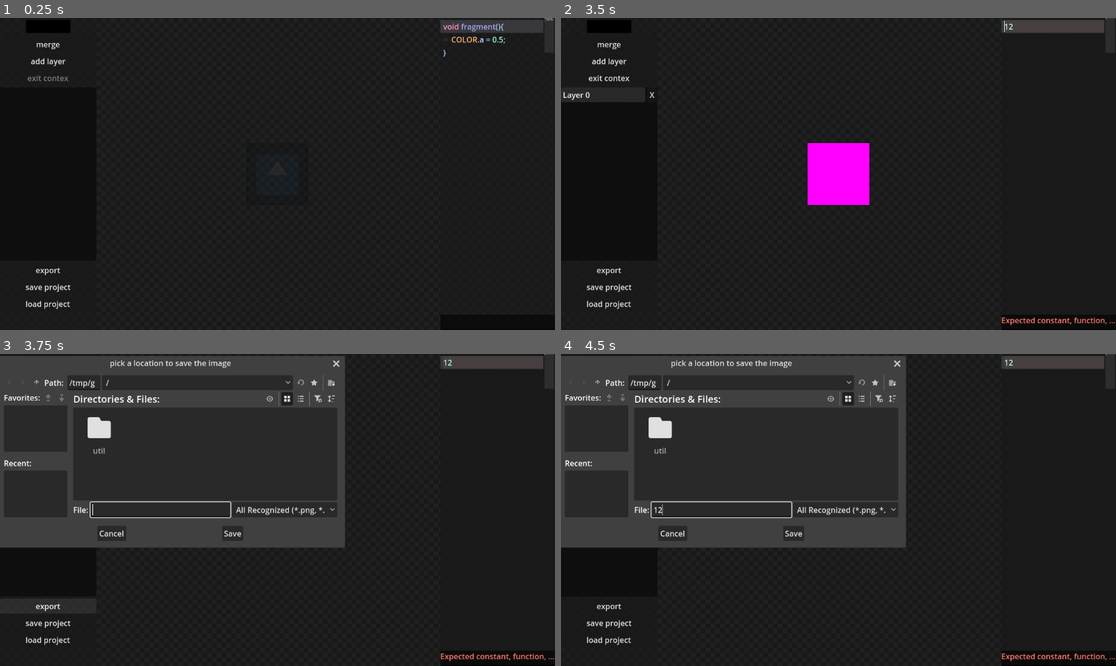
Above: before the commit, frames 1-4 (two rows, left to right).
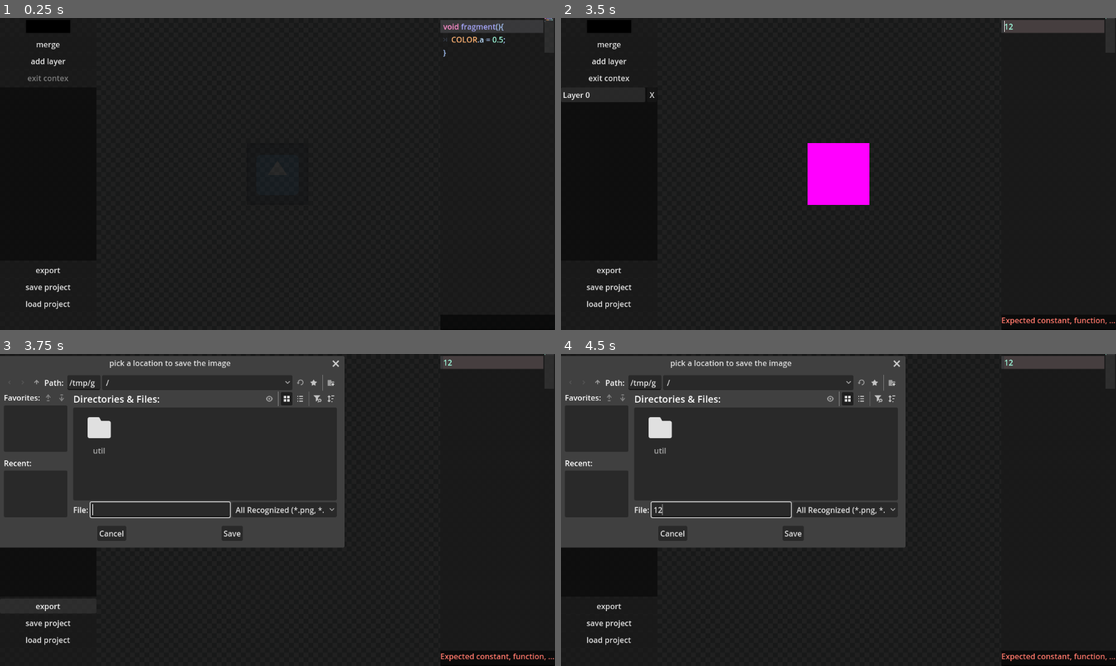
Above: after the commit, the same moments.

Repository: mable-yeah/effectinator
Game: Godot game, scene res://main.tscn
Same seed, same stepped clock (60 frames per second), same inputs: the game is played once before the commit and once after it. The engine's default icon, where the game draws it, is replaced by a stand-in: a white triangle on a blue panel in a dark square.
Inputs (mouse positions are in pixels of both pictures, inside the frame that each line leads up to):
- Up to frame 1 (0.25 s): no input
- Up to frame 2 (3.5 s): click "merge" at 0.5 s; click (1060, 174) at 1.27 s; type "12" at 1.35 s; click "add layer" at 2 s; click "Layer 0" at 2.75 s
- Up to frame 3 (3.75 s): click "export" at 3.5 s
- Up to frame 4 (4.5 s): click (721, 510) at 4.27 s; type "12" at 4.35 s

Frames 1-2 are identical in both runs. In frame 3, 0.6% of the frame differs, in the area x 19-63%, y 1-62%; in frame 4, 0.6%.

Commit message:
Update main.tscn

Diff:
--- a/main.tscn
+++ b/main.tscn
@@ -97,8 +97,14 @@
 
 
 func _gui_input(_event: InputEvent) -> void:
-	if Input.is_action_just_pressed('comment'): comment()
-	if Input.is_action_just_pressed('ui_find_next'): find_next()
+	if Input.is_action_just_pressed('comment'):
+		accept_event() ; comment()
+	if Input.is_action_just_pressed('ui_find_next'):
+		accept_event() ; find_next()
+
+	#if (event is InputEventMouseButton):
+		#accept_event()
+
 
 func comment() -> void:
 	if has_selection():
